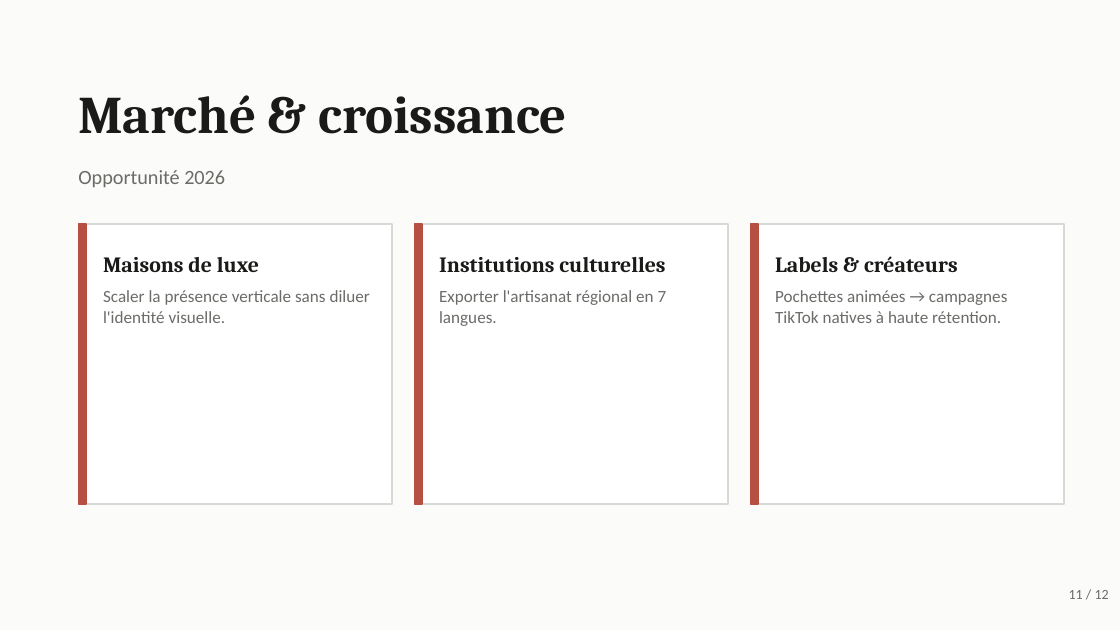
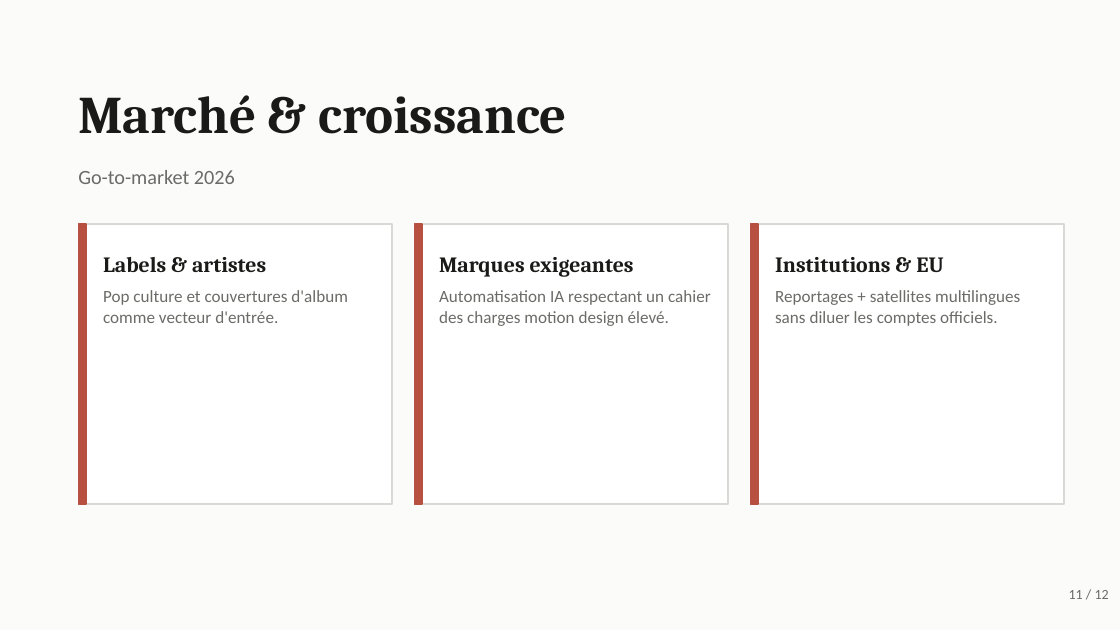
Before and after one commit to extendedvoidvoid/cesar-cabrera-cesar-plus, a slide deck: slide 11 of CraftCut_Pitch_Deck.pptx. Drawn at 1120x630 pixels with LibreOffice and Linux fonts; fonts in the diff are those of the drawing. Boxes give left, top, right and bottom in pixels: in the first picture for what was removed or moved away, otherwise in the second. Text is boxed around its words. In the diff, an @@ line names an element or a change of style, - is before the commit and + after.

Commit message:
refactor: align pitch deck and PITCH_DECK with new CraftCut narrative
- Pop culture entry → labels → youth podcasts
- Editorial duo, satellite pages, voice cloning EU
- Cloud-ready positioning (no M3/Gutenberg/Apple Music refs)
- Regenerated 12-slide CraftCut_Pitch_Deck.pptx

```diff
--- a/CraftCut_Pitch_Deck.pptx
+++ b/CraftCut_Pitch_Deck.pptx
@@ text at bbox=[78, 170, 235, 184]: text changed @@
-Opportunité 2026
+Go-to-market 2026
@@ text at bbox=[103, 257, 266, 272]: text changed @@
-Maisons de luxe
+Labels & artistes
@@ text at bbox=[439, 257, 634, 277]: text changed @@
-Institutions culturelles
+Marques exigeantes
@@ text at bbox=[775, 257, 943, 272]: text changed @@
-Labels & créateurs
+Institutions & EU
@@ text at bbox=[103, 290, 348, 323]: text changed @@
-Scaler la présence verticale sans diluer l'identité visuelle.
+Pop culture et couvertures d'album comme vecteur d'entrée.
@@ text at bbox=[439, 290, 711, 326]: text changed @@
-Exporter l'artisanat régional en 7 langues.
+Automatisation IA respectant un cahier des charges motion design élevé.
@@ text at bbox=[775, 290, 1020, 326]: text changed @@
-Pochettes animées → campagnes TikTok natives à haute rétention.
+Reportages + satellites multilingues sans diluer les comptes officiels.
```
Also in this commit, not shown: 4 other slides changed, 6 slides added, 6 slides removed, 4 other files.
